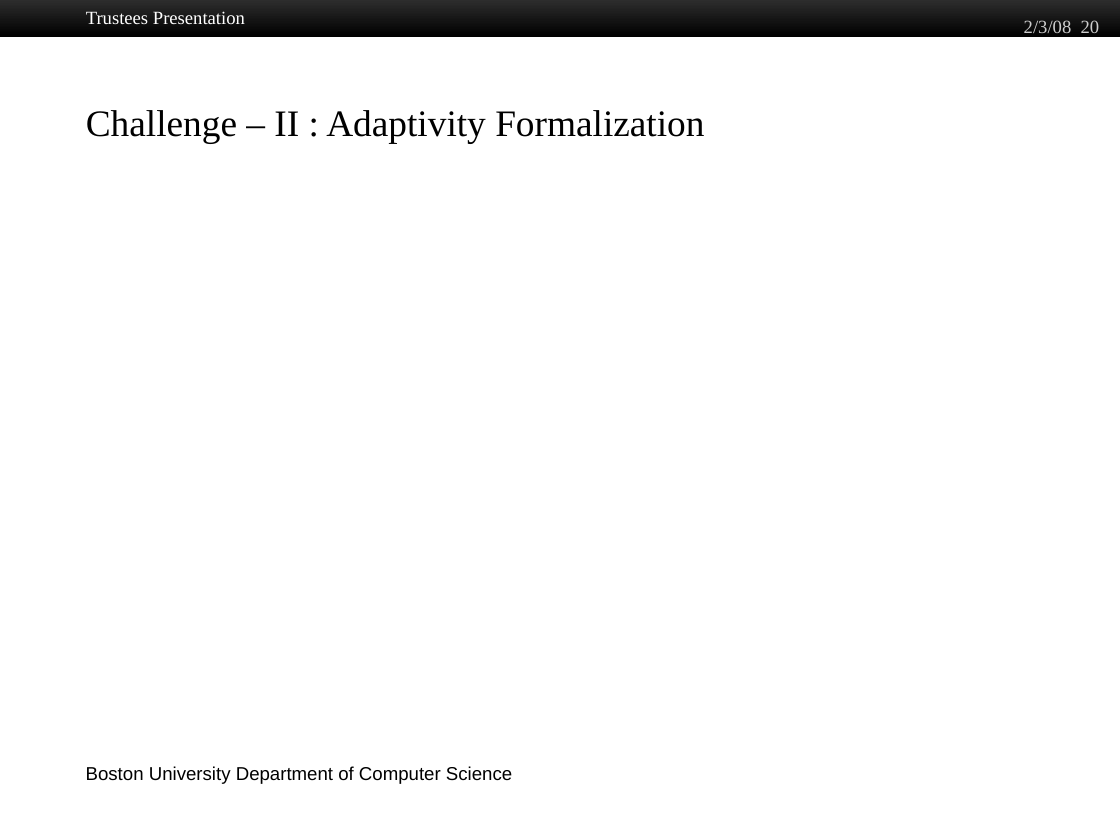
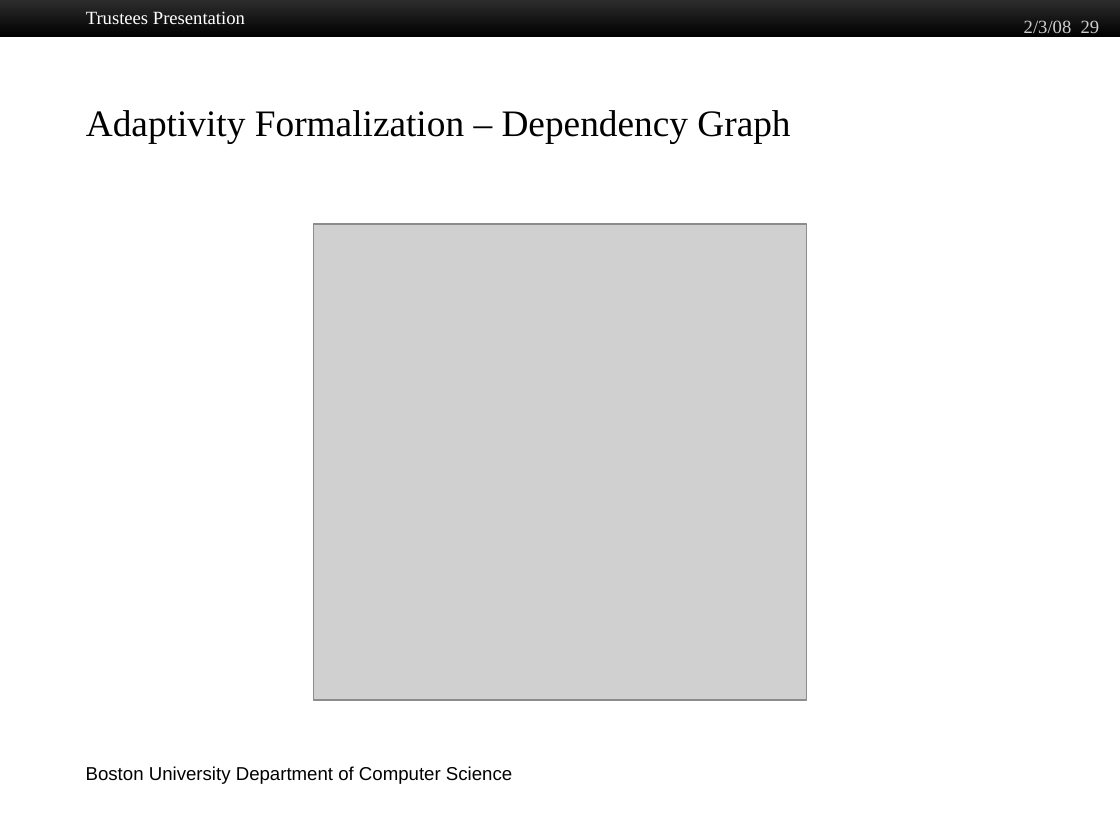
Before and after one commit to jiawenliu/PhD, a slide deck: slide 29 of CS/Prospectus/Slides/Jiawen Liu.pptx (slide 20 before the commit). Drawn at 1120x840 pixels with LibreOffice and Linux fonts; fonts in the diff are those of the drawing; grey boxes stand for pictures; background and template pictures are left out. Boxes give left, top, right and bottom in pixels: in the first picture for what was removed or moved away, otherwise in the second. Text is boxed around its words. In the diff, an @@ line names an element or a change of style, - is before the commit and + after.

Commit message:
slides and graphs

```diff
--- a/CS/Prospectus/Slides/Jiawen Liu.pptx
+++ b/CS/Prospectus/Slides/Jiawen Liu.pptx
@@ text at bbox=[1024, 20, 1100, 38]: text changed @@
-2/3/08 20
+2/3/08 29
@@ title at bbox=[86, 110, 790, 143]: text changed @@
-Challenge – II : Adaptivity Formalization
+Adaptivity Formalization – Dependency Graph
@@ picture added at bbox=[314, 224, 808, 700] @@
```
Also in this commit, not shown: 17 other slides changed, 24 slides added, 4 slides removed, 37 other files.
